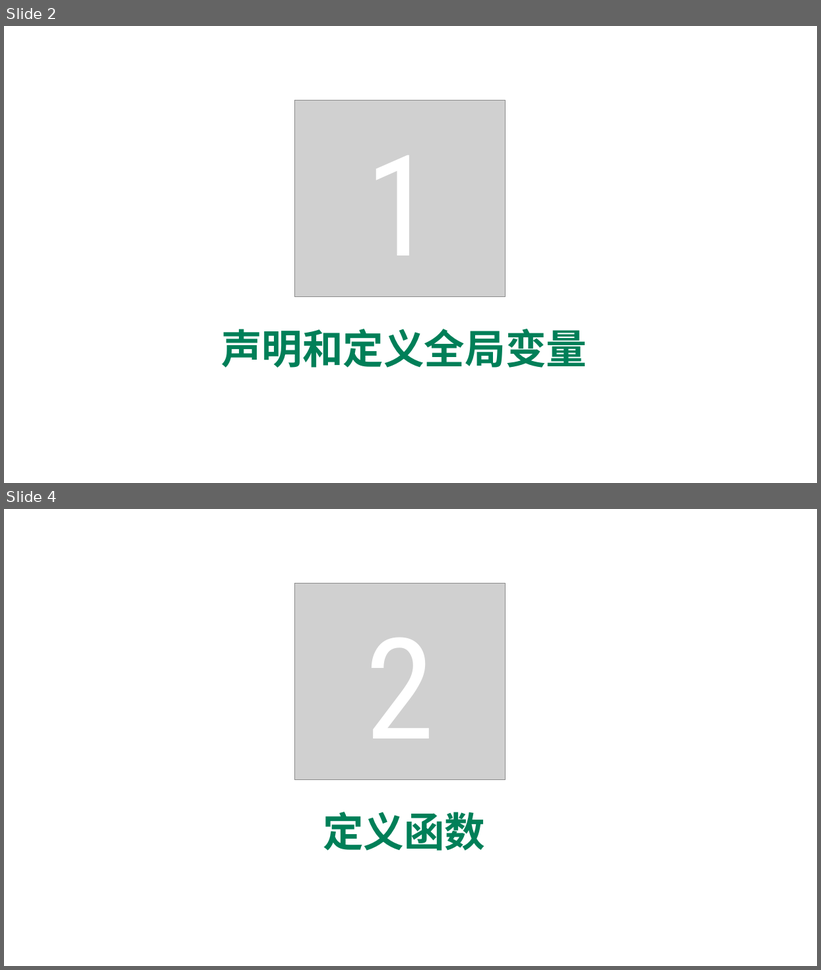
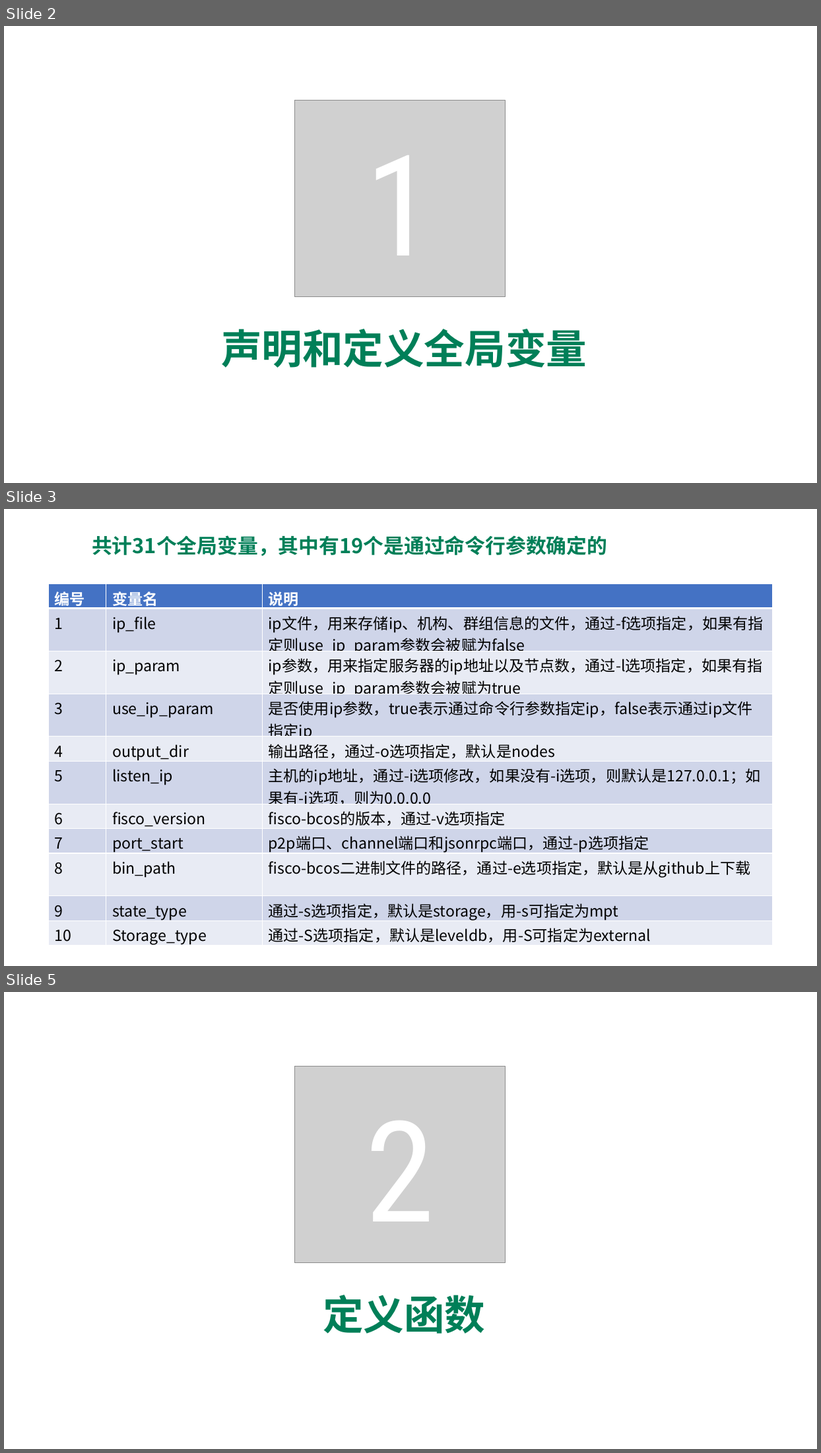
Before and after one commit to blockchaingroup4/webank, a slide deck: 汇报资料/Group4_脚本研读.pptx. Shown one above the other, each under a label of ours: slides 2 and 4 before the commit, slides 2, 3 and 5 after it; the slides between them are not shown. The pictures are 821x970 and 821x1453 pixels, drawn with LibreOffice and Linux fonts; fonts in the diff are those of the drawing; grey boxes stand for pictures. Boxes give left, top, right and bottom in pixels: in the first picture for what was removed or moved away, otherwise in the second. Text is boxed around its words. In the diff, an @@ line names an element or a change of style, - is before the commit and + after.

```diff
--- a/汇报资料/Group4_脚本研读.pptx
+++ b/汇报资料/Group4_脚本研读.pptx
@@ slide 3 added at (4, 509, 817, 966), background #FFFFFF @@
@@ text added at (92, 535, 607, 556), 24 pt, text #007F58, bold @@
+共计31个全局变量，其中有19个是通过命令行参数确定的
@@ table added at (48, 584, 773, 948), 11 rows, 3 columns @@
+编号 | 变量名 | 说明
+1 | ip_file | ip文件，用来存储ip、机构、群组信息的文件，通过-f选项指定，如果有指定则use_ip_param参数会被赋为false
+2 | ip_param | ip参数，用来指定服务器的ip地址以及节点数，通过-l选项指定，如果有指定则use_ip_param参数会被赋为true
+3 | use_ip_param | 是否使用ip参数，true表示通过命令行参数指定ip，false表示通过ip文件指定ip
+4 | output_dir | 输出路径，通过-o选项指定，默认是nodes
+5 | listen_ip | 主机的ip地址，通过-i选项修改，如果没有-i选项，则默认是127.0.0.1；如果有-i选项，则为0.0.0.0
+6 | fisco_version | fisco-bcos的版本，通过-v选项指定
+7 | port_start | p2p端口、channel端口和jsonrpc端口，通过-p选项指定
+8 | bin_path | fisco-bcos二进制文件的路径，通过-e选项指定，默认是从github上下载
+9 | state_type | 通过-s选项指定，默认是storage，用-s可指定为mpt
+10 | Storage_type | 通过-S选项指定，默认是leveldb，用-S可指定为external
@@ what was slide 4 is now slide 5 @@
```
Also in this commit, not shown: 6 slides changed, 5 other slides added, 2 slides removed, 22 other files.
